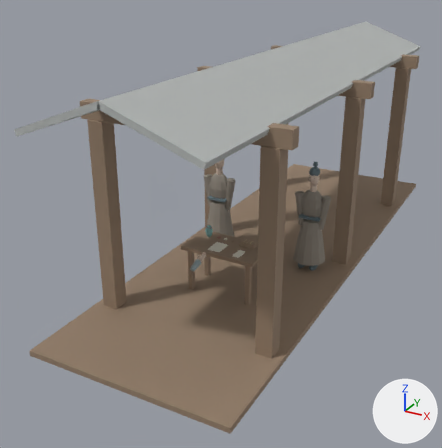
A saved change to the glTF model production/scene-blockouts/SC05/SC05.glb.
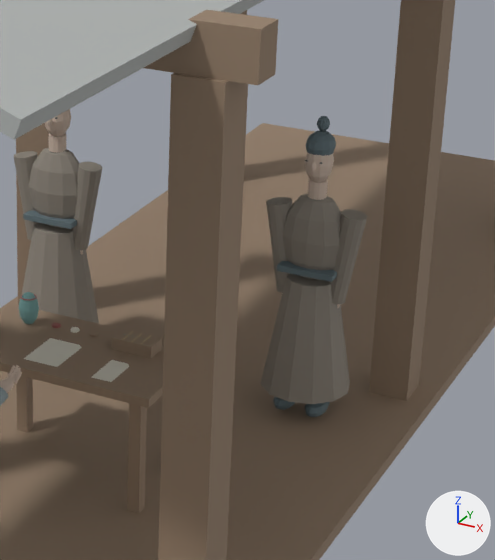
There are two pictures of each version: one whole from a 50 mm camera at (3.96, -6.19, 4.77) aimed at (-0.61, 2.13, 0.62), one close up on the part from 45% to 85% of the width and 27% to 72% of the height. The axes (+X, +Y, +Z) are drawn at lower right. The lights are the same throughout. The first two pictures are the older version. Where no turn or scale is listed for an object, it has been applied to the vertices.

Names of what the first close-up shows: 'beam', 'column.001', 'column.003', 'floor', 'floor.001', 'floor.002', 'robe_skirt', 'robe_skirt.001', 'roof_right', 'tabletop', 'torso', 'torso.001' and 31 more.
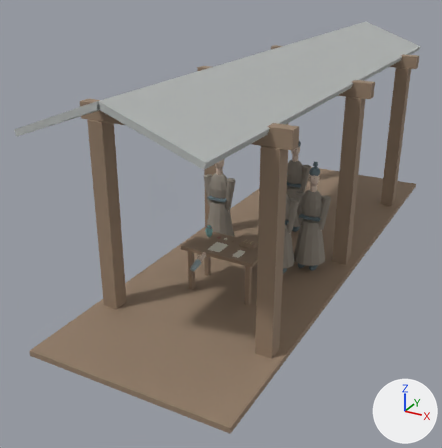
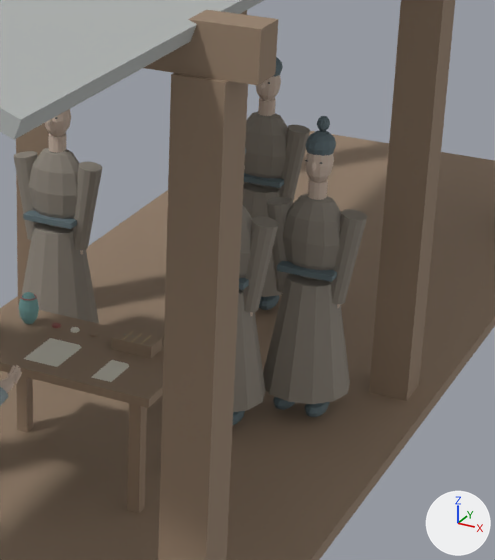
Not visible in the close-ups: 'head.003', 'hair.003'.

Boxes (x1, y1, x2, y2) around the edits, measured in the close-ups (495 x 560 px):
'robe_skirt.003', added: after (233, 289, 266, 412)
'torso.002', added: after (244, 112, 288, 188)
'robe_skirt.002', added: after (243, 183, 282, 297)
'upper_arm_L.003', added: after (248, 216, 279, 271)
'upper_arm_L.002', added: after (283, 125, 310, 172)
'sleeve_L.003', added: after (242, 268, 267, 312)
'torso.003', added: after (239, 206, 253, 278)
'sleeve_L.002', added: after (278, 169, 300, 204)
'head.002', added: after (256, 75, 281, 101)
'belt.002', added: after (244, 173, 284, 188)
'neck.002', added: after (258, 98, 276, 116)
'boot_L.002', added: after (259, 295, 280, 310)
'boot_L.003', added (mostly hidden): after (232, 411, 245, 426)
'hair.002', added: after (272, 57, 283, 77)
'belt.003', added (mostly hidden): after (239, 277, 249, 290)

What the commit changed:
Object 'belt.003' (ob_belt_003) is new; it shows a copy of the mesh of ob_belt_001.
Its location is (0.45, 2.15, 0.93).
Object 'sleeve_L.003' (ob_sleeve_l_003) is new; it shows a copy of the mesh of ob_sleeve_l_001.
Its location is (0.603, 2.15, 0.745).
Object 'upper_arm_L.003' (ob_upper_arm_l_003) is new; it shows a copy of the mesh of ob_upper_arm_l_001.
Its location is (0.641, 2.15, 1.013).
Object 'hair.003' (ob_hair_003) is new; it shows a copy of the mesh of ob_hair_001.
Its location is (0.45, 2.155, 1.67).
Object 'head.003' (ob_head_003) is new; it shows a copy of the mesh of ob_head_001.
Its location is (0.45, 2.15, 1.57).
Object 'torso.003' (ob_torso_003) is new; it shows a copy of the mesh of ob_torso_001.
Its location is (0.45, 2.15, 1.11).
Object 'robe_skirt.003' (ob_robe_skirt_003) is new; it shows a copy of the mesh of ob_robe_skirt_001.
Its location is (0.45, 2.15, 0.16).
Object 'boot_L.003' (ob_boot_l_003) is new; it shows a copy of the mesh of ob_boot_r_001.
Its location is (0.55, 2.105, 0.06).
Object 'belt.002' (ob_belt_002) is new; it shows a copy of the mesh of ob_belt_001.
Its location is (0.0, 3.8, 0.93).
Object 'sleeve_L.002' (ob_sleeve_l_002) is new; it shows a copy of the mesh of ob_sleeve_l_001.
Its location is (0.153, 3.8, 0.745).
Object 'upper_arm_L.002' (ob_upper_arm_l_002) is new; it shows a copy of the mesh of ob_upper_arm_l_001.
Its location is (0.191, 3.8, 1.013).
Object 'hair.002' (ob_hair_002) is new; it shows a copy of the mesh of ob_hair_001.
Its location is (0.0, 3.805, 1.67).
Object 'head.002' (ob_head_002) is new; it shows a copy of the mesh of ob_head_001.
Its location is (0.0, 3.8, 1.57).
Object 'neck.002' (ob_neck_002) is new; it shows a copy of the mesh of ob_neck_001.
Its location is (0.0, 3.8, 1.36).
Object 'torso.002' (ob_torso_002) is new; it shows a copy of the mesh of ob_torso_001.
Its location is (0.0, 3.8, 1.11).
Object 'robe_skirt.002' (ob_robe_skirt_002) is new; it shows a copy of the mesh of ob_robe_skirt_001.
Its location is (0.0, 3.8, 0.16).
Object 'boot_L.002' (ob_boot_l_002) is new; it shows a copy of the mesh of ob_boot_r_001.
Its location is (0.1, 3.755, 0.06).
